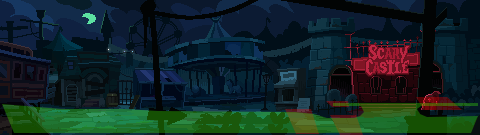
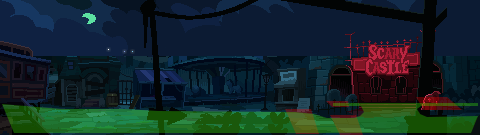
Layer changes from the first (480, 135) image to the second:
moved "Sky.png" into group "Props" over [0, 0, 480, 56]
